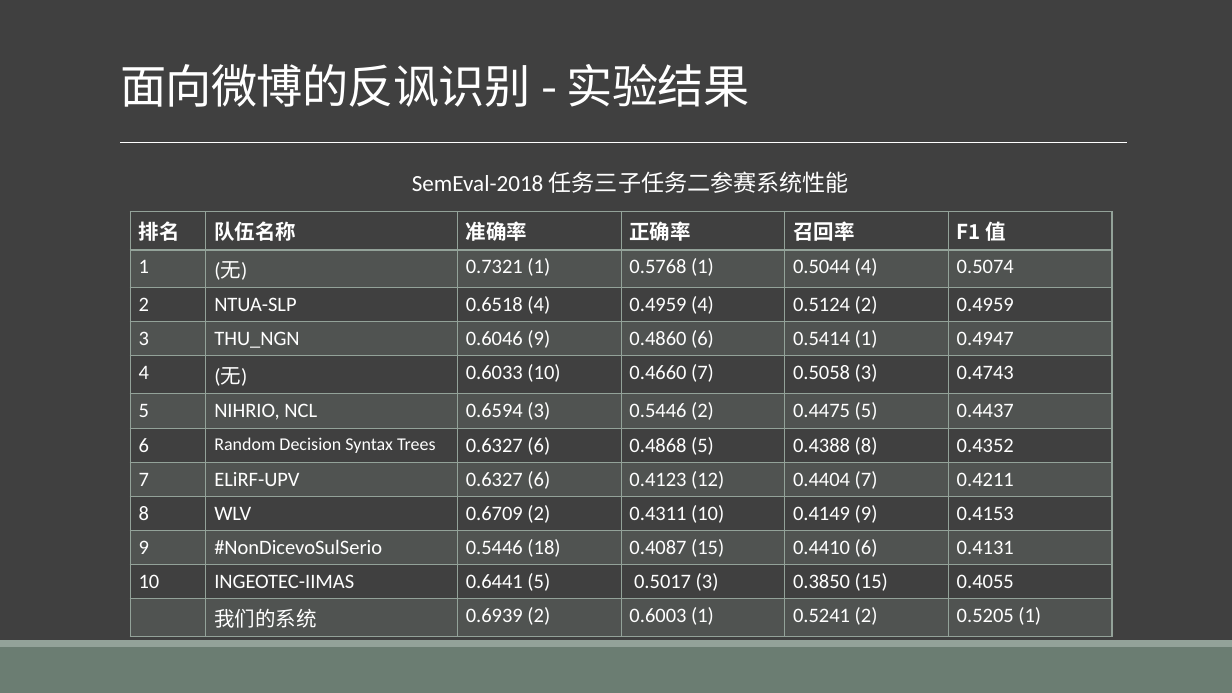
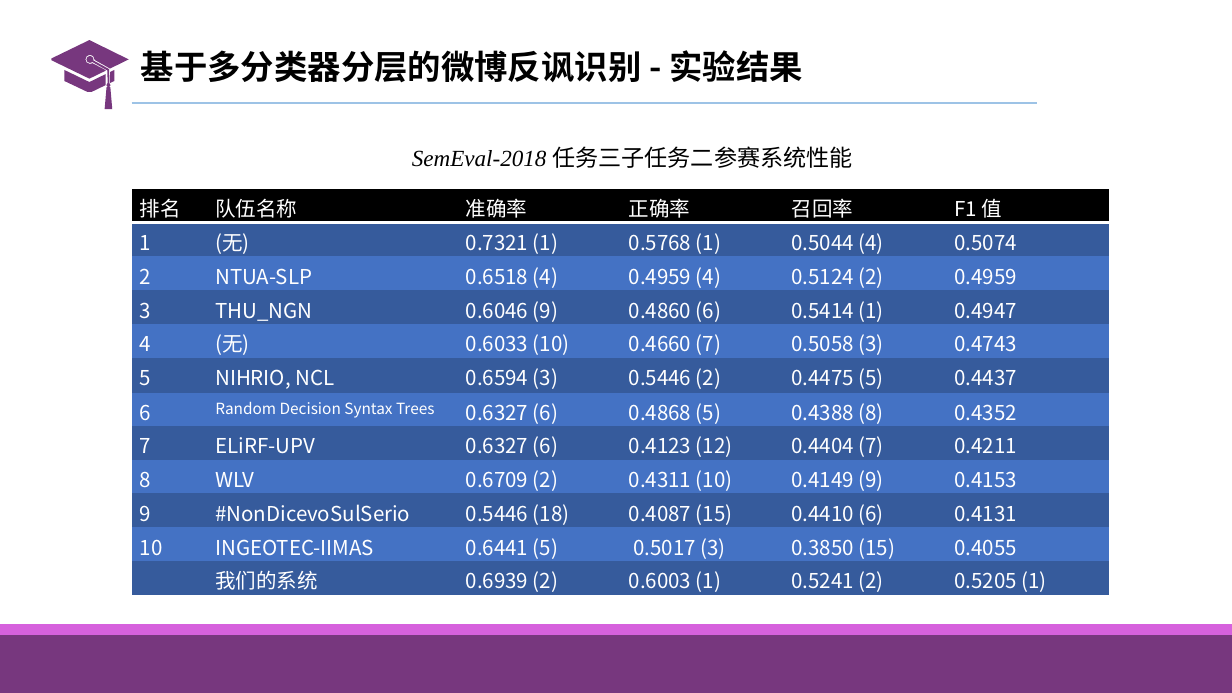
Before and after one commit to liangxh/grad2019, a slide deck: slide 34 of 计研163_梁锡豪_2016211014.pptx (slide 21 before the commit). Drawn at 1232x693 pixels with LibreOffice and Linux fonts; fonts in the diff are those of the drawing. Boxes give left, top, right and bottom in pixels: in the first picture for what was removed or moved away, otherwise in the second. Text is boxed around its words. In the diff, an @@ line names an element or a change of style, - is before the commit and + after.

```diff
--- a/计研163_梁锡豪_2016211014.pptx
+++ b/计研163_梁锡豪_2016211014.pptx
@@ background #404040 to #FFFFFF @@
@@ freeform shape added at (51,40,128,109), fill #77377E @@
@@ title "基于多分类器分层的微博反讽识别 - 实验结果" at (141,50,803,83): vertical alignment bottom to middle @@
@@ title at (141,50,803,83): text changed; size 36 to 26 pt; text colour #FFFFFF to #000000; bold on @@
-面向微博的反讽识别 - 实验结果
+基于多分类器分层的微博反讽识别 - 实验结果
@@ line added from (131, 104) to (1037, 104), #9DC3E6 1.5 pt @@
@@ line removed from (120, 142) to (1128, 142) @@
@@ text "SemEval-2018 任务三子任务二参赛系统性能": place and size @@
-text "SemEval-2018 任务三子任务二参赛系统性能" at (412,171,849,193)
+text "SemEval-2018 任务三子任务二参赛系统性能" at (412,146,852,168)
@@ text "SemEval-2018 任务三子任务二参赛系统性能" at (412,146,852,168): font Calibri to Times New Roman, italic on in "SemEval-2018"; text colour #FFFFFF to #000000 @@
@@ table at (131,189,1108,596) @@
@@ fill none to #000000 in row 1 @@
@@ fill #93A299 at 20% opacity to #365B9D in 36 cells @@
@@ fill none to #4472C4 in 30 cells @@
@@ bold off in "排名", "队伍名称", "准确率", "正确率" and 2 more places @@
@@ font Calibri to Noto Sans CJK SC @@
@@ size 14 to 12 pt in "Random Decision Syntax Trees" @@
@@ borders changed @@
@@ table: place and size @@
-table at (130,212,1112,632)
+table at (131,189,1108,596)
@@ rectangle added at (0,625,1232,693), fill #77377E @@
@@ rectangle added at (0,625,1232,636), fill #D661DD @@
@@ rectangle removed at (0,647,1232,693) @@
@@ rectangle removed at (0,640,1232,647) @@
```
Also in this commit, not shown: 26 other slides changed, 32 slides added, 8 slides removed, 9 other files.
